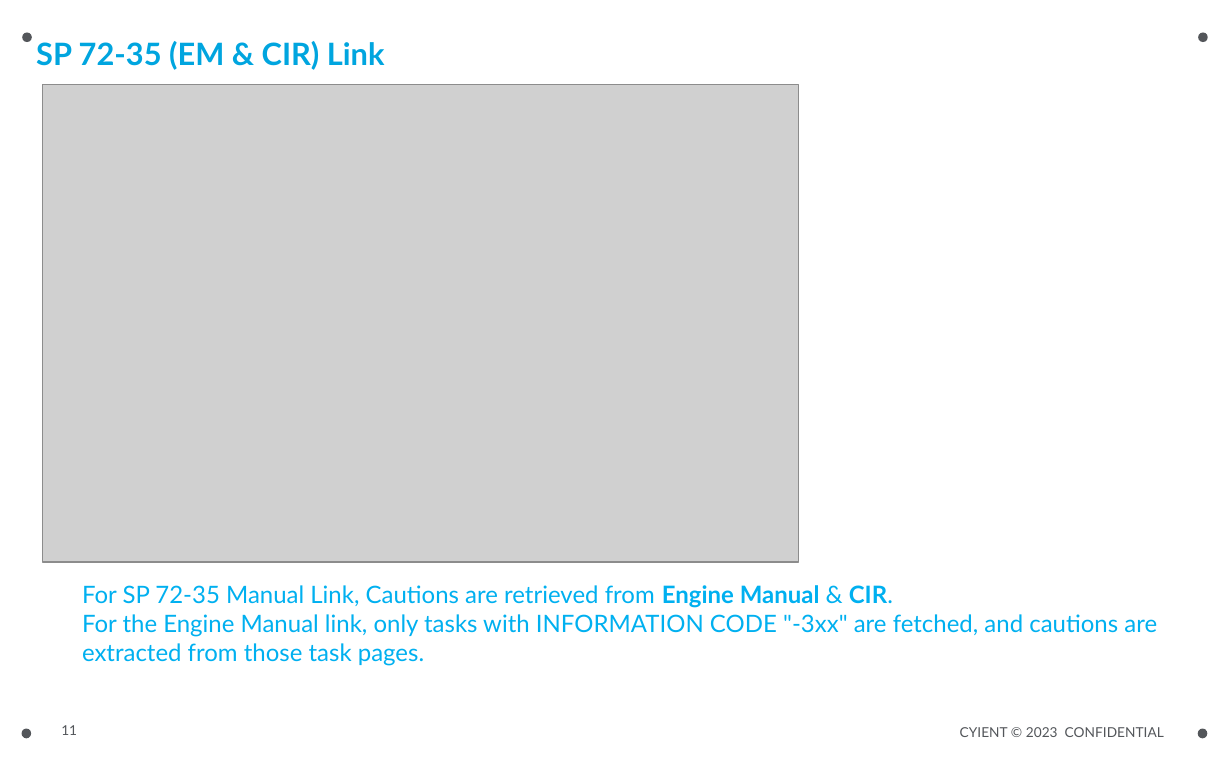
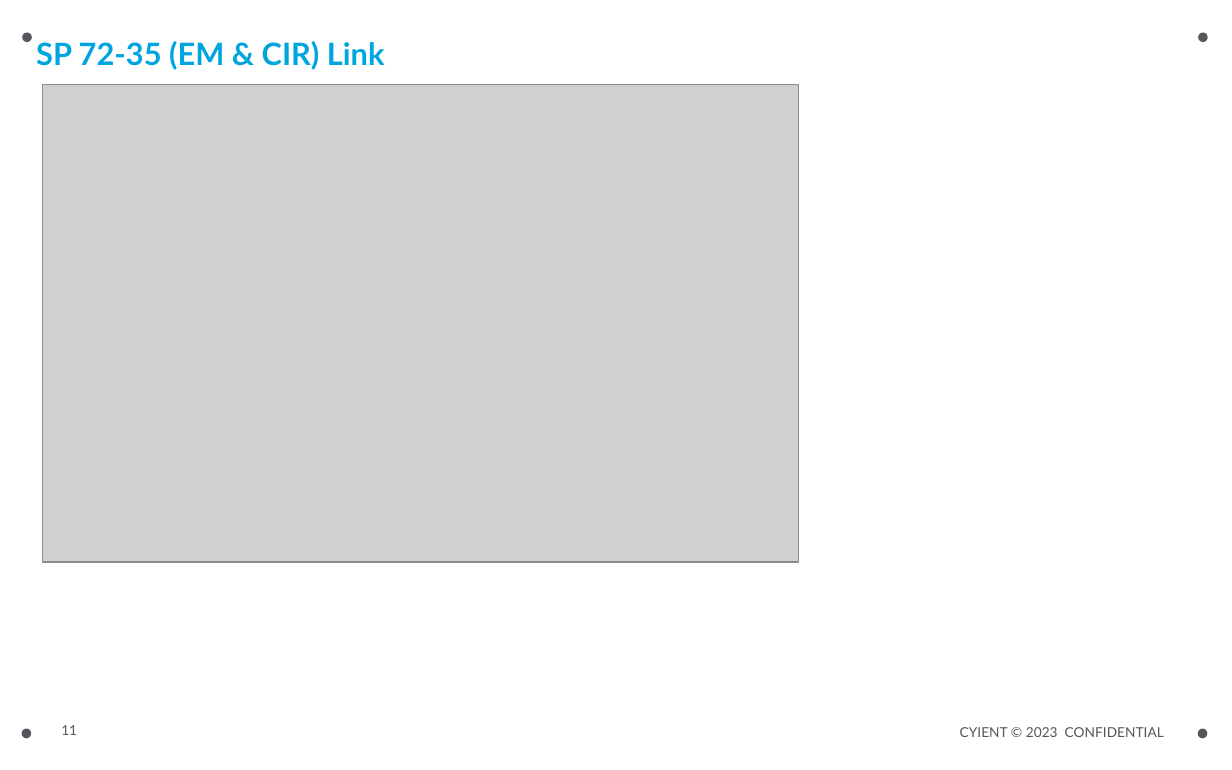
Before and after one commit to JeromeeKaram/FetchCaution, a slide deck: slide 11 of ExtractCautionsForEM/bin/Debug/bin/ExtractCautionsFromEngineManualTool.pptx. Drawn at 1232x770 pixels with LibreOffice and Linux fonts; fonts in the diff are those of the drawing; grey boxes stand for pictures. Boxes give left, top, right and bottom in pixels: in the first picture for what was removed or moved away, otherwise in the second. Text is boxed around its words. In the diff, an @@ line names an element or a change of style, - is before the commit and + after.

```diff
--- a/ExtractCautionsForEM/bin/Debug/bin/ExtractCautionsFromEngineManualTool.pptx
+++ b/ExtractCautionsForEM/bin/Debug/bin/ExtractCautionsFromEngineManualTool.pptx
@@ text removed at [82,585,1157,666] @@
-For SP 72-35 Manual Link, Cautions are retrieved from Engine Manual & CIR.
-For the Engine Manual link, only tasks with INFORMATION CODE "-3xx" are fetched, and cautions are extracted from those task pages.
```
Also in this commit, not shown: 7 other slides changed, 5 slides added, 6 other files.
